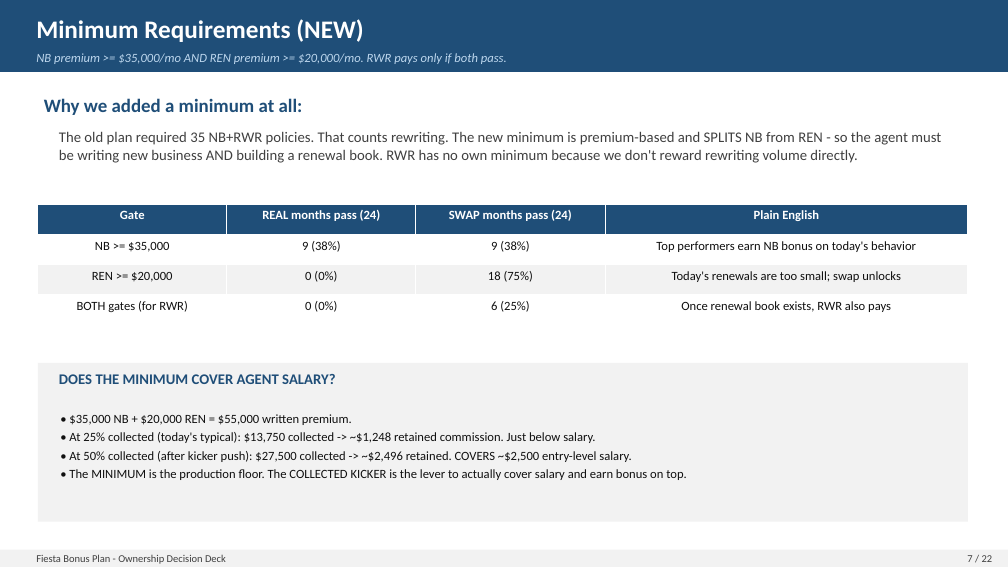
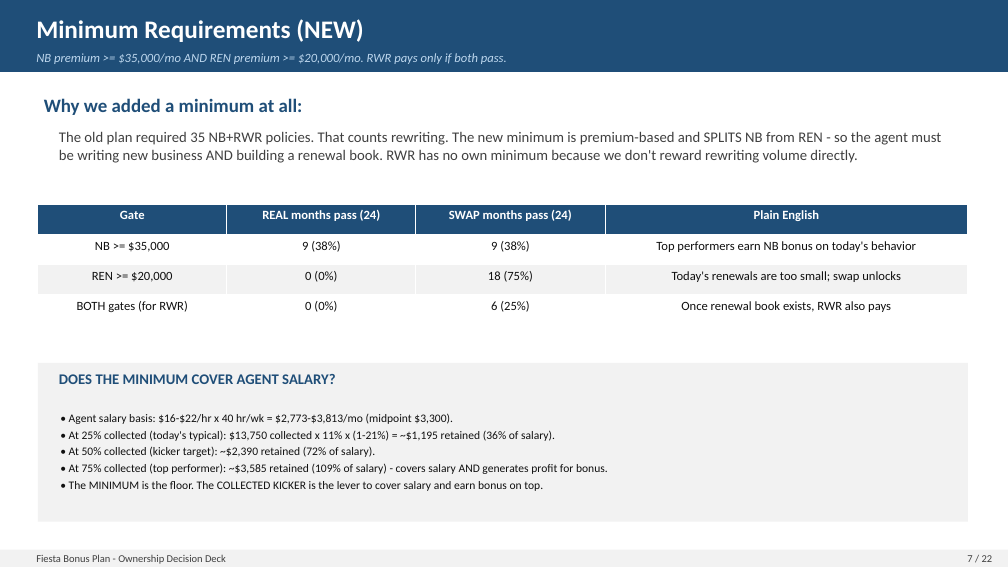
Before and after one commit to FAUS-tech/fiesta-bonus, a slide deck: slide 7 of output/Bonus_Proposal_Presentation.pptx. Drawn at 1008x567 pixels with LibreOffice and Linux fonts; fonts in the diff are those of the drawing. Boxes give left, top, right and bottom in pixels: in the first picture for what was removed or moved away, otherwise in the second. Text is boxed around its words. In the diff, an @@ line names an element or a change of style, - is before the commit and + after.

```diff
--- a/output/Bonus_Proposal_Presentation.pptx
+++ b/output/Bonus_Proposal_Presentation.pptx
@@ text at box(69, 413, 608, 491): text changed; size 12 to 11 pt @@
-• $35,000 NB + $20,000 REN = $55,000 written premium.
-• At 25% collected (today's typical): $13,750 collected -> ~$1,248 retained commission. Just below salary.
-• At 50% collected (after kicker push): $27,500 collected -> ~$2,496 retained. COVERS ~$2,500 entry-level salary.
-• The MINIMUM is the production floor. The COLLECTED KICKER is the lever to actually cover salary and earn bonus on top.
+• Agent salary basis: $16-$22/hr x 40 hr/wk = $2,773-$3,813/mo (midpoint $3,300).
+• At 25% collected (today's typical): $13,750 collected x 11% x (1-21%) = ~$1,195 retained (36% of salary).
+• At 50% collected (kicker target): ~$2,390 retained (72% of salary).
+• At 75% collected (top performer): ~$3,585 retained (109% of salary) - covers salary AND generates profit for bonus.
+• The MINIMUM is the floor. The COLLECTED KICKER is the lever to cover salary and earn bonus on top.
```
Also in this commit, not shown: 12 other slides changed, 3 other files.
